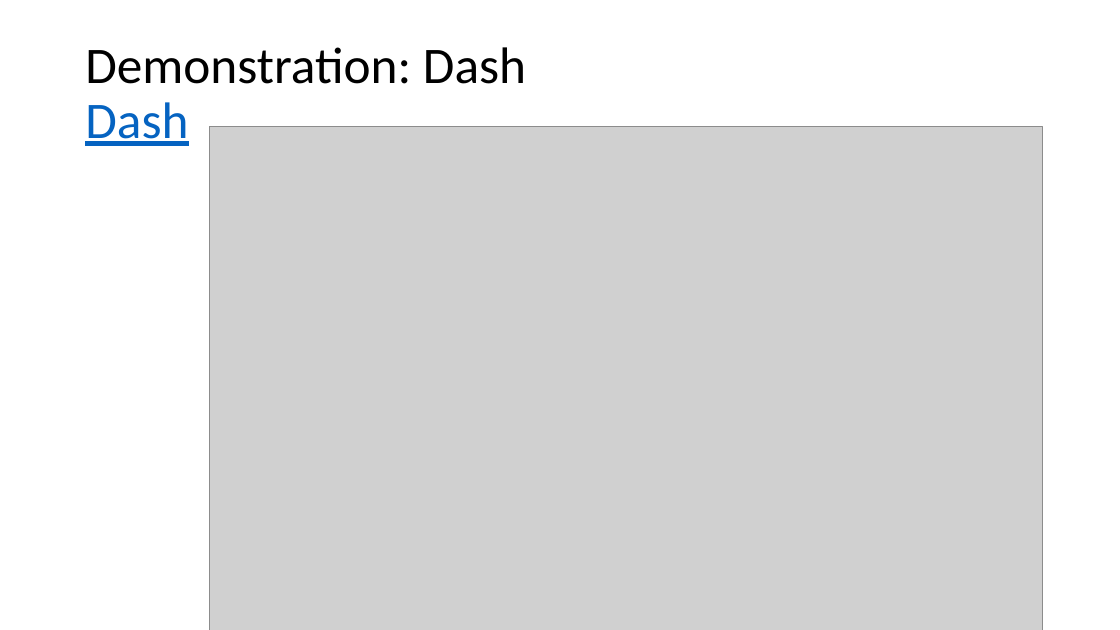
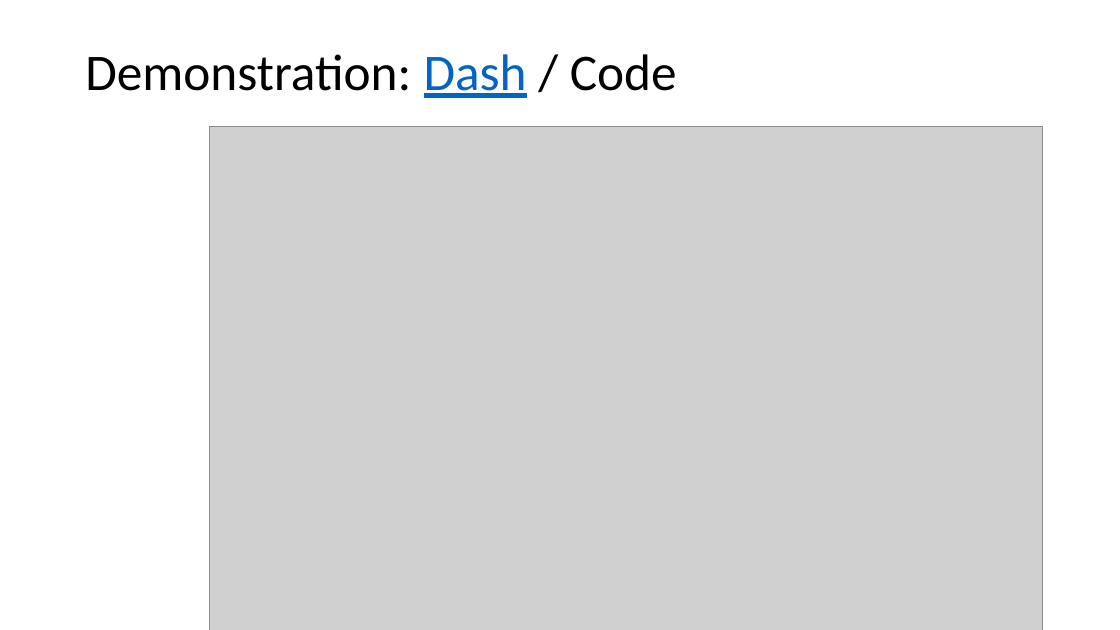
Before and after one commit to nscodechris/final_exam_aw_academy, a slide deck: slide 3 of Presentation1.pptx (slide 4 before the commit). Drawn at 1120x630 pixels with LibreOffice and Linux fonts; fonts in the diff are those of the drawing; grey boxes stand for pictures. Boxes give left, top, right and bottom in pixels: in the first picture for what was removed or moved away, otherwise in the second. Text is boxed around its words. In the diff, an @@ line names an element or a change of style, - is before the commit and + after.

```diff
--- a/Presentation1.pptx
+++ b/Presentation1.pptx
@@ title at bbox=[85, 54, 677, 98]: text changed @@
-Demonstration: Dash
-Dash
+Demonstration: Dash / Code
```
Also in this commit, not shown: 4 other slides changed, 1 slide added.
